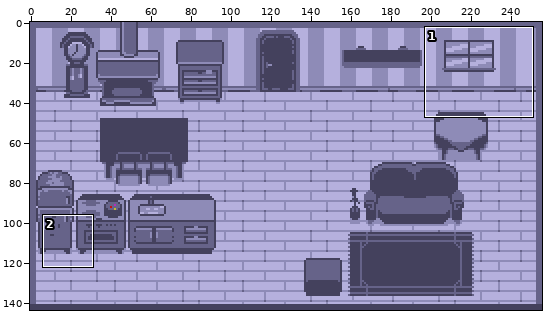
Sprite sheet -- Assets/Asset graphique/background.png. The picture above shows the old version from afar; the outline marks the close-up.
Close-up. Earlier state:
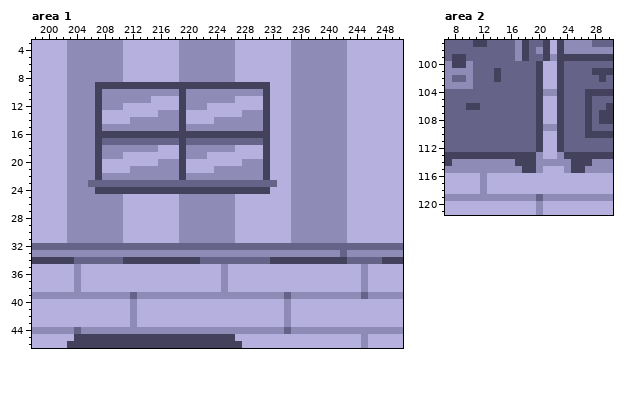
The file is 256x144 pixels. Shown: area 1: x 198..250, y 3..46; area 2: x 7..30, y 97..121. The commit also changed other parts of the picture, which this record leaves out.
New version:
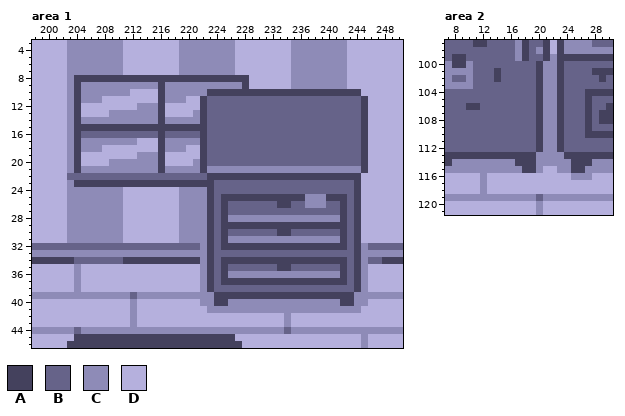
Palette (. is transparent): A #44415d  B #666389  C #8e8bb7  D #b5b0dd
Changes in this commit:
Area 1:
y 8: x 204..228 CCCCCCCDDDDDDDDCCCCCCCCDD -> AAAAAAAAAAAAAAAAAAAAAAAAA
y 9: x 204 C -> A; x 207..215 AAAAAAAAA -> CCCCCCCCC; x 217..227 AAAAAAAAAAA -> CCCCCCCCCCC; x 229..231 AAA -> DDD
y 10: x 204 C -> A; x 207 A -> C; x 212..216 CCCCC -> DDDDA; x 219 A -> C; x 223..230 CCCCCCCC -> AAAAAAAA; x 232..244 DDDCCCCCCCCDD -> AAAAAAAAAAAAA
y 11: x 204 C -> A; x 207..214 ACCCCCCC -> CDDDDDDD; x 216..245 DDDACCCCCCCDDDDADDDCCCCCCCCDDD -> ACCCDDABBBBBBBBBBBBBBBBBBBBBBA
y 12: x 204..210 CCCACCC -> ADDDDDD; x 213..216 DDDD -> CCCA; x 219..245 ACCCDDDDDDDDADDDCCCCCCCCDDD -> DDDABBBBBBBBBBBBBBBBBBBBBBA
y 13: x 204..207 CCCA -> ADDD; x 209..219 DDDDDDDCCCA -> CCCCCCCADDD; x 221..245 DDDDDDDCCCADDDCCCCCCCCDDD -> CABBBBBBBBBBBBBBBBBBBBBBA
y 14: x 204 C -> A; x 207..211 ADDDD -> CCCCC; x 216 C -> A; x 219..245 ADDDDCCCCCCCADDDCCCCCCCCDDD -> CCCABBBBBBBBBBBBBBBBBBBBBBA
y 15: x 204..206 CCC -> AAA; x 208..218 CCCCCCCCCCC -> AAAAAAAAAAA; x 220..245 CCCCCCCCCCCADDDCCCCCCCCDDD -> AAABBBBBBBBBBBBBBBBBBBBBBA
y 16: x 204..215 CCCAAAAAAAAA -> ABBBBBBBBBBB; x 217..221 AAAAA -> BBBBB; x 223..245 AAAAAAAAADDDCCCCCCCCDDD -> BBBBBBBBBBBBBBBBBBBBBBA
y 17: x 204 C -> A; x 207..222 ABBBBBBBBBBBABBB -> CCCCCCDDDACCCCCA; x 231..245 ADDDCCCCCCCCDDD -> BBBBBBBBBBBBBBA
y 18: x 204 C -> A; x 207..245 ACCCCCCCCDDDACCCCCCCDDDDADDDCCCCCCCCDDD -> CDDDDDDDDACCCDDABBBBBBBBBBBBBBBBBBBBBBA
y 19: x 204..210 CCCACCC -> ADDDDDD; x 213..216 DDDD -> CCCA; x 219..245 ACCCDDDDDDDDADDDCCCCCCCCDDD -> DDDABBBBBBBBBBBBBBBBBBBBBBA
y 20: x 204..207 CCCA -> ADDD; x 209..219 DDDDDDDCCCA -> CCCCCCCADDD; x 221..245 DDDDDDDCCCADDDCCCCCCCCDDD -> CABBBBBBBBBBBBBBBBBBBBBBA
y 21: x 204 C -> A; x 207..211 ADDDD -> CCCCC; x 216 C -> A; x 219..223 ADDDD -> CCCAC; x 231..234 ADDD -> CCCC; x 243..245 DDD -> CCA
y 22: x 203..230 CCCCACCCCCCCCCCCACCCCCCCCCCC -> BBBBBBBBBBBBBBBBBBBBAAAAAAAA; x 232..244 DDDCCCCCCCCDD -> AAAAAAAAAAAAA
y 23: x 204..223 CCBBBBBBBBBBBBBBBBBB -> AAAAAAAAAAAAAAAAAAAA; x 233..244 DDCCCCCCCCDD -> BBBBBBBBBBBA
y 24: x 207..222 AAAAAAAAAAAAAAAA -> CCCCDDDDDDDDCCCC; x 224..244 AAAAAAAADDDCCCCCCCCDD -> BBBBBBBBBBBBBBBBBBBBA
y 25: x 223..236 CCCCDDDDDDDDCC -> ABAAAAAAAAAAAA; x 240..244 CCCDD -> AAABA
y 26: x 223..236 CCCCDDDDDDDDCC -> ABABBBBBBBAABB; x 240..244 CCCDD -> BBABA
y 27: x 223..244 CCCCDDDDDDDDCCCCCCCCDD -> ABABBBBBBBBBBBBBBBBABA
y 28: x 223..225 CCC -> ABA; x 227..234 DDDDDDDD -> CCCCCCCC; x 242..244 CDD -> ABA
y 29: x 223..244 CCCCDDDDDDDDCCCCCCCCDD -> ABAAAAAAAAAAAAAAAAAABA
y 30: x 223..244 CCCCDDDDDDDDCCCCCCCCDD -> ABABBBBBBBAABBBBBBBABA
y 31: x 223..225 CCC -> ABA; x 227..234 DDDDDDDD -> CCCCCCCC; x 242..244 CDD -> ABA
y 32: x 222..223 BB -> CA; x 225..242 BBBBBBBBBBBBBBBBBB -> AAAAAAAAAAAAAAAAAA; x 244..245 BB -> AC
y 33: x 223..241 CCCCCCCCCCCCCCCCCCC -> ABBBBBBBBBBBBBBBBBB; x 243..244 CC -> BA
y 34: x 222..223 BB -> CA; x 225..231 BBBBBBB -> AAAAAAA; x 244..245 BB -> AC
y 35: x 222..244 DDDCDDDDDDDDDDDDDDDDDDD -> CABABBBBBBBAABBBBBBBABA
y 36: x 222..244 DDDCDDDDDDDDDDDDDDDDDDD -> CABACCCCCCCCCCCCCCCCABA
y 37: x 222..244 DDDCDDDDDDDDDDDDDDDDDDD -> CABAAAAAAAAAAAAAAAAAABA
y 38: x 222..244 DDDCDDDDDDDDDDDDDDDDDDD -> CABBBBBBBBBBBBBBBBBBBBA
y 39: x 224..243 CCCCCCCCCCBCCCCCCCCC -> AAAAAAAAAAAAAAAAAAAA; x 245 B -> C
y 40: x 222..233 DDDDDDDDDDDD -> CCAACCCCCCCC; x 235..245 DDDDDDDDDDD -> CCCCCCCAACC
y 41: x 223..233 DDDDDDDDDDD -> CCCCCCCCCCC; x 235..244 DDDDDDDDDD -> CCCCCCCCCC
Area 2:
y 100..103: x 21..22 DD -> CC
y 105..108: x 21..22 DD -> CC
y 110..113: x 21..22 DD -> CC
y 115: x 23 D -> C
y 116: x 25..27 DDD -> CCC
Changed places in both close-ups, as pixel boxes (x1, y1, x2, y2):
changed: (67, 75, 368, 313)
changed: (543, 61, 592, 180)
